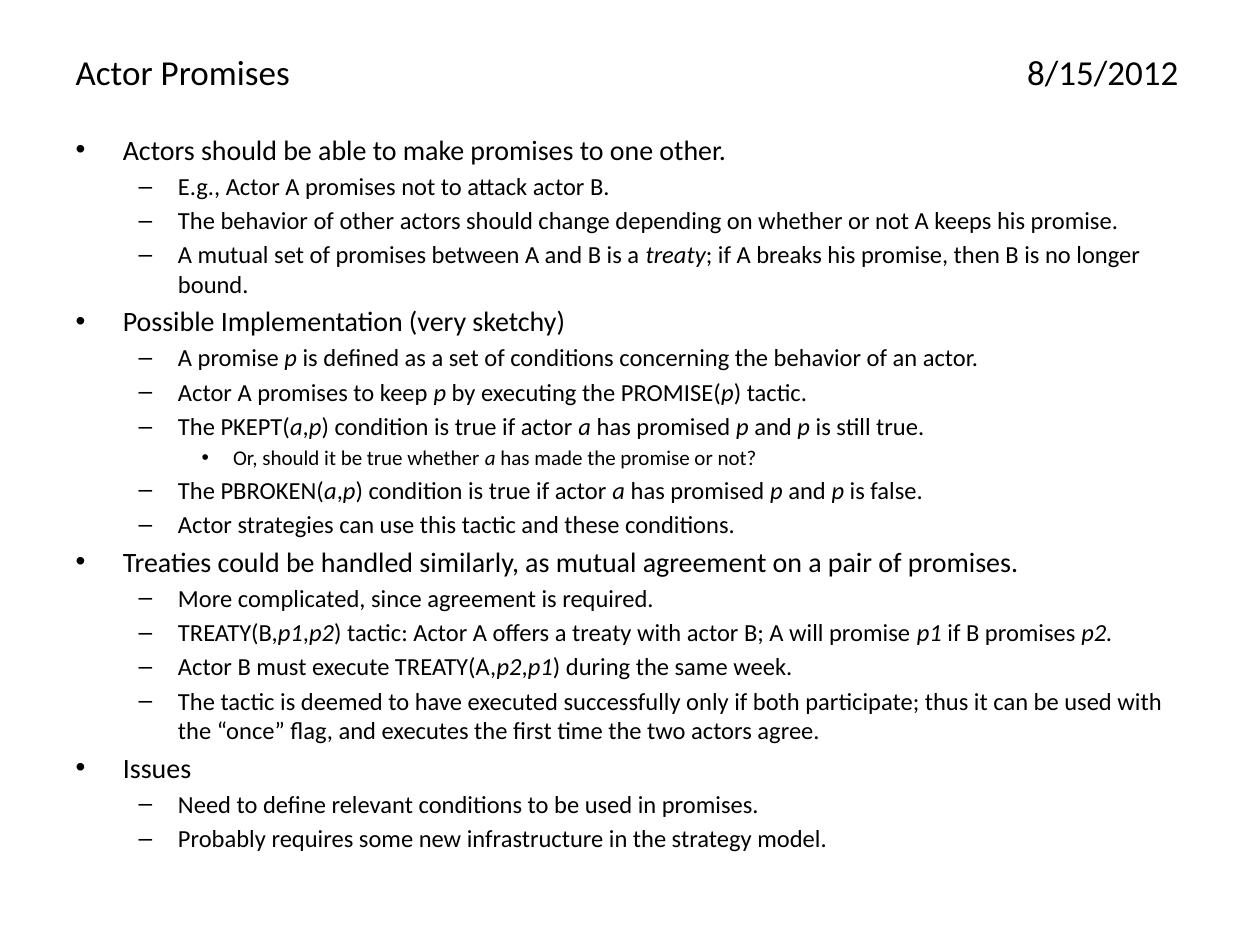
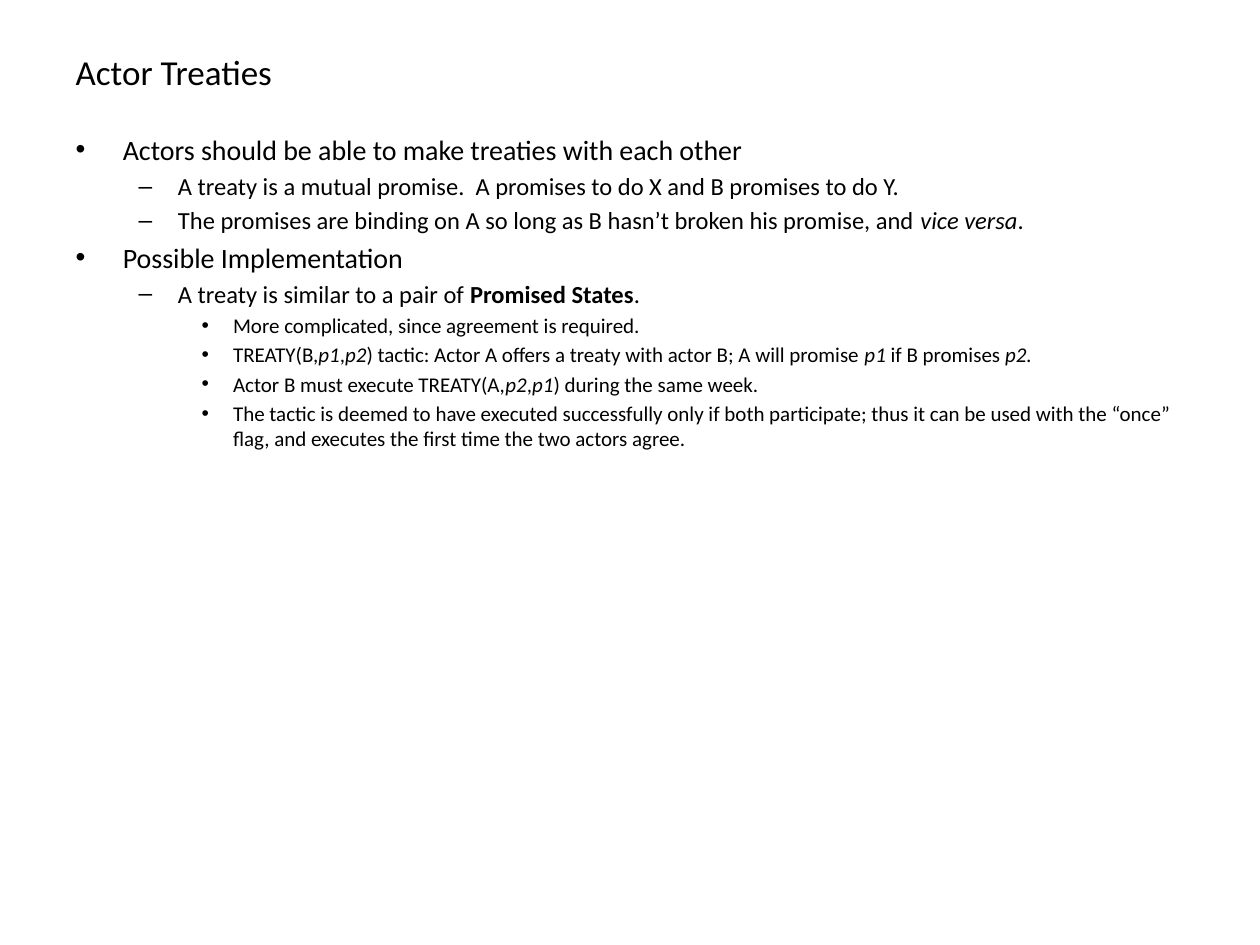
Before and after one commit to AthenaModel/athena-legacy, a slide deck: slide 5 of docs/dev/ideas.pptx. Drawn at 1260x945 pixels with LibreOffice and Linux fonts; fonts in the diff are those of the drawing. Boxes give left, top, right and bottom in pixels: in the first picture for what was removed or moved away, otherwise in the second. Text is boxed around its words. In the diff, an @@ line names an element or a change of style, - is before the commit and + after.

Commit message:
Revised the Actor Promises and Actor Threats ideas

```diff
--- a/docs/dev/ideas.pptx
+++ b/docs/dev/ideas.pptx
@@ title at <box>76,61,272,86</box>: text changed @@
-Actor Promises 8/15/2012
+Actor Treaties
@@ text at <box>123,140,1024,307</box>: text changed @@
-• Actors should be able to make promises to one other.
-  – E.g., Actor A promises not to attack actor B.
-  – The behavior of other actors should change depending on whether or not A keeps his promise.
-  – A mutual set of promises between A and B is a treaty; if A breaks his promise, then B is no longer bound.
-• Possible Implementation (very sketchy)
-  – A promise p is defined as a set of conditions concerning the behavior of an actor.
-  – Actor A promises to keep p by executing the PROMISE(p) tactic.
-  – The PKEPT(a,p) condition is true if actor a has promised p and p is still true.
-    • Or, should it be true whether a has made the promise or not?
-  – The PBROKEN(a,p) condition is true if actor a has promised p and p is false.
-  – Actor strategies can use this tactic and these conditions.
-• Treaties could be handled similarly, as mutual agreement on a pair of promises.
+• Actors should be able to make treaties with each other
+  – A treaty is a mutual promise. A promises to do X and B promises to do Y.
+  – The promises are binding on A so long as B hasn’t broken his promise, and vice versa.
+• Possible Implementation
+  – A treaty is similar to a pair of Promised States.
@@ text at <box>233,318,1170,450</box>: size 14 to 12 pt in "More complicated, since agreement is required.", "TREATY(B,p1,p2) tactic: Actor A offers a treaty ...", "Actor B must execute TREATY(A,p2,p1) during the ...", "The tactic is deemed to have executed ..."; bullet – to •; list level 2 to 3 in "More complicated, since agreement is ..."; list level 2 to 3 in "TREATY(B,p1,p2) tactic: Actor A offers ..."; list level 2 to 3 in "Actor B must execute TREATY(A,p2,p1) ..."; list level 2 to 3 in "The tactic is deemed to ..." @@
@@ text at <box>123,760,826,852</box>: paragraphs removed @@
-• Issues
-  – Need to define relevant conditions to be used in promises.
-  – Probably requires some new infrastructure in the strategy model.
```
Also in this commit, not shown: 1 other slide changed, 1 slide added.
